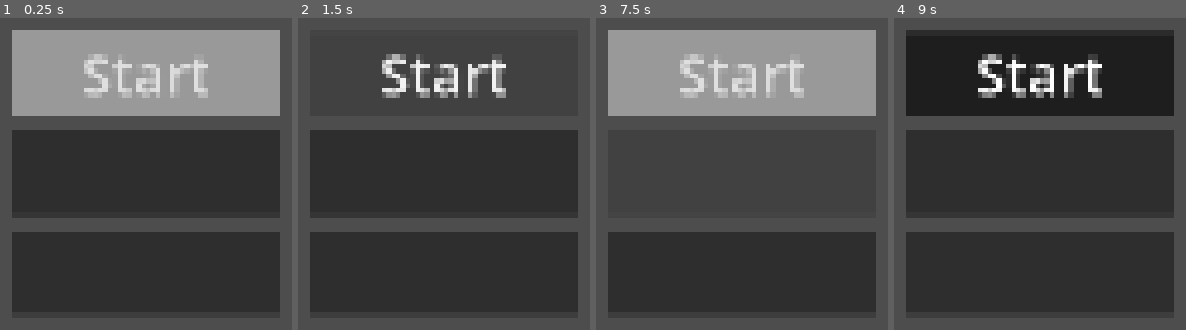
Above: before the commit, frames 1-4 (left to right).
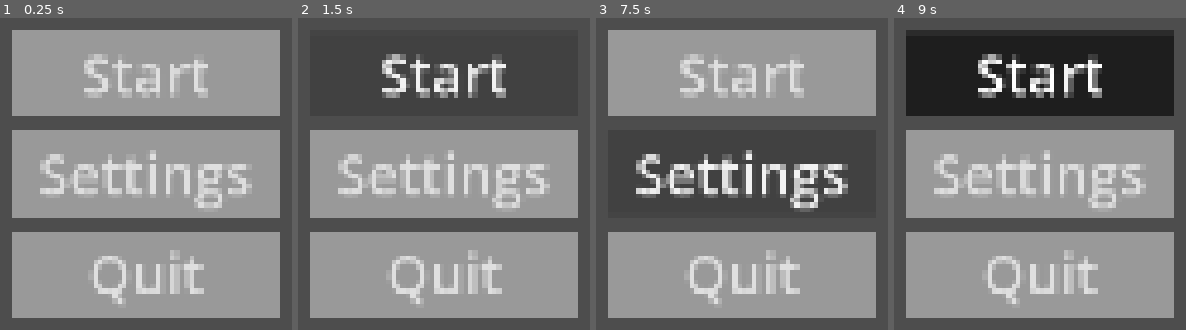
Above: after the commit, the same moments.

Repository: slewid/wc-nova
Game: Godot game, scene res://Scenes/main_menu.tscn
Same seed, same stepped clock (60 frames per second), same inputs: the game is played once before the commit and once after it. This scene is started directly instead of the project's main scene.
Inputs (mouse positions are in pixels of both pictures, inside the frame that each line leads up to):
- Up to frame 1 (0.25 s): no input
- Up to frame 2 (1.5 s): click (444, 174) at 0.5 s; click "Start" at 1.25 s
- Up to frame 3 (7.5 s): click "Start" at 2 s; tap Enter at 2.75, 4.25, 5.75 s; move the mouse to (outside the picture) at 2.77 s; hold D (right) 2.78-3.53 s; hold Shift (boost) 2.78-3.53 s; tap Space (up) at 3.5, 5, 6.5 s; move the mouse to (outside the picture) at 3.52 s; hold Ctrl (down) 3.53-4.28 s; tap Shift (boost) at 3.6, 5.1, 6.6 s; move the mouse to (outside the picture) at 4.27 s; hold D (right) 4.28-5.03 s; hold Shift (boost) 4.28-5.03 s; move the mouse to (outside the picture) at 5.02 s; hold Space (up) 5.03-5.78 s; move the mouse to (outside the picture) at 5.77 s; hold Shift (boost) 5.78-6.53 s; hold A (left) 5.78-7.28 s; move the mouse to (outside the picture) at 6.52 s; move the mouse to (820, 174) at 7.27 s; hold Ctrl (down) from 7.28 s (still down); hold Shift (boost) from 7.28 s (still down)
- Up to frame 4 (9 s): move the mouse to (outside the picture) at 8.02 s; release Ctrl (down) at 8.03 s; release Shift (boost) at 8.03 s; hold D (right) 8.03-8.78 s; tap Shift (boost) at 8.1 s; move the mouse to (outside the picture) at 8.77 s; hold Space (up) from 8.78 s (still down); hold Shift (boost) from 8.78 s (still down)

The runs differ from the first frame. In frame 1, 51% of the frame differs, in the area x 4-96%, y 35-97%; in frame 2, 51%; in frame 3, 31%; in frame 4, 51%.

Commit message:
globalify

Diff:
--- a/Scenes/main_menu.tscn
+++ b/Scenes/main_menu.tscn
@@ -1,6 +1,7 @@
 [gd_scene format=3 uid="uid://d2a3a4n50qc43"]
 
 [ext_resource type="Theme" uid="uid://cr50j4i5te21i" path="res://Scenes/button.tres" id="1_28flt"]
+[ext_resource type="Script" uid="uid://brhneybjq5u31" path="res://Scripts/main_menu.gd" id="1_48xlc"]
 
 [node name="MainMenu" type="Control" unique_id=189686909]
 layout_mode = 3
@@ -9,6 +10,7 @@
 anchor_bottom = 1.0
 grow_horizontal = 2
 grow_vertical = 2
+script = ExtResource("1_48xlc")
 
 [node name="Start" type="Button" parent="." unique_id=191373690]
 layout_mode = 1
@@ -39,6 +41,8 @@
 offset_bottom = 49.75
 grow_horizontal = 2
 grow_vertical = 2
+theme = ExtResource("1_28flt")
+text = "Settings"
 
 [node name="Quit" type="Button" parent="." unique_id=1713476983]
 layout_mode = 1
@@ -53,3 +57,5 @@
 offset_bottom = 169.75
 grow_horizontal = 2
 grow_vertical = 2
+theme = ExtResource("1_28flt")
+text = "Quit"
--- /dev/null
+++ b/Scenes/settings.tscn
@@ -0,0 +1,9 @@
+[gd_scene format=3 uid="uid://dnkbt8miqj874"]
+
+[node name="settings" type="Control" unique_id=35792961]
+layout_mode = 3
+anchors_preset = 15
+anchor_right = 1.0
+anchor_bottom = 1.0
+grow_horizontal = 2
+grow_vertical = 2
--- /dev/null
+++ b/Scripts/globals.gd
@@ -0,0 +1,16 @@
+extends Node
+@export var gravity = 3
+@export var speed = 5
+@export var sprint_mult = 4
+@export var up_speed = 5
+@export var down_speed = -6
+@export var mouse_sensitivity= 0.005
+
+# Called when the node enters the scene tree for the first time.
+func _ready() -> void:
+	pass # Replace with function body.
+
+
+# Called every frame. 'delta' is the elapsed time since the previous frame.
+func _process(delta: float) -> void:
+	pass
--- /dev/null
+++ b/Scripts/main_menu.gd
@@ -0,0 +1,12 @@
+extends Control
+
+func _ready() -> void:
+	pass
+
+
+# Called every frame. 'delta' is the elapsed time since the previous frame.
+func _process(delta: float) -> void:
+	if $Quit.button_pressed:
+		get_tree().quit()
+	if $Quit.button_pressed:
+		get_tree().quit()
--- a/Scripts/player.gd
+++ b/Scripts/player.gd
@@ -1,40 +1,35 @@
 extends CharacterBody3D
 
-@export var gravity = 3
-@export var speed = 5
-@export var sprint_mult = 4
-@export var up_speed = 5
-@export var down_speed = -6
-@export var mouse_sensitivity= 0.005
+
 func _input(event):
 	if event is InputEventMouseMotion:
 		Input.mouse_mode = Input.MOUSE_MODE_CAPTURED
 		print(-event.relative.y)
-		$Camera3D.rotate_x(-event.relative.y * mouse_sensitivity)
-		rotate_y(-event.relative.x * mouse_sensitivity)
+		$Camera3D.rotate_x(-event.relative.y * Globals.mouse_sensitivity)
+		rotate_y(-event.relative.x * Globals.mouse_sensitivity)
 		$Camera3D.rotation.x = clampf($Camera3D.rotation.x, -deg_to_rad(70), deg_to_rad(70))
 		rotation.z =0
 		$Camera3D.rotation.z = 0
 
 
 func _physics_process(delta):
-	velocity.y += -gravity * delta
+	velocity.y += -Globals.gravity * delta
 	var input = Input.get_vector("left", "right", "forward", "back")
 	var movement_dir = transform.basis * Vector3(input.x, 0, input.y)
 	if Input.is_action_pressed("boost"):
-		velocity.x = movement_dir.x * speed * sprint_mult
-		velocity.z = movement_dir.z * speed * sprint_mult
+		velocity.x = movement_dir.x * Globals.speed * Globals.sprint_mult
+		velocity.z = movement_dir.z * Globals.speed * Globals.sprint_mult
 		if Input.is_action_just_pressed("up"):
-			velocity.y = up_speed *sprint_mult
+			velocity.y = Globals.up_speed *Globals.sprint_mult
 		if Input.is_action_just_pressed("down"):
-			velocity.y = down_speed * sprint_mult
+			velocity.y = Globals.down_speed * Globals.sprint_mult
 	else:
-		velocity.x = movement_dir.x * speed
-		velocity.z = movement_dir.z * speed
+		velocity.x = movement_dir.x * Globals.speed
+		velocity.z = movement_dir.z * Globals.speed
 		if Input.is_action_just_pressed("up"):
-			velocity.y = up_speed
+			velocity.y = Globals.up_speed
 		if Input.is_action_just_pressed("down"):
-			velocity.y = down_speed
+			velocity.y = Globals.down_speed
 
 
 
--- /dev/null
+++ b/Scripts/quit.gd
@@ -0,0 +1,11 @@
+extends Button
+
+
+# Called when the node enters the scene tree for the first time.
+func _ready() -> void:
+	pass # Replace with function body.
+
+
+# Called every frame. 'delta' is the elapsed time since the previous frame.
+func _process(delta: float) -> void:
+	pass
--- a/project.godot
+++ b/project.godot
@@ -14,6 +14,10 @@
 run/main_scene="uid://c4tc0chhnrdsh"
 config/features=PackedStringArray("4.7", "Forward Plus")
 config/icon="res://icon.svg"
+
+[autoload]
+
+Globals="*uid://bfi1hyf8yl4ux"
 
 [display]
 
Not shown, added: Scripts/globals.gd.uid
Not shown, added: Scripts/main_menu.gd.uid
Not shown, added: Scripts/quit.gd.uid
